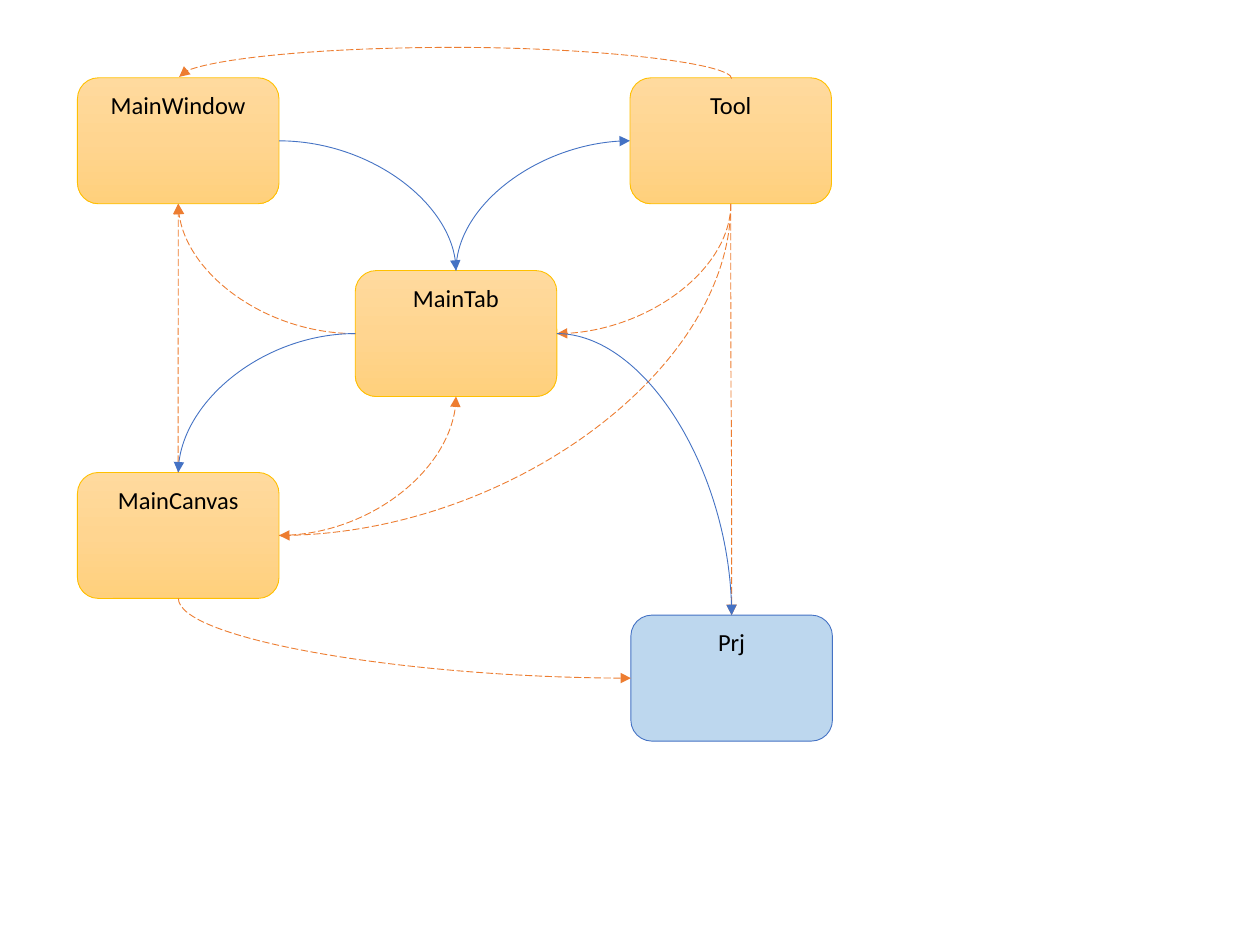
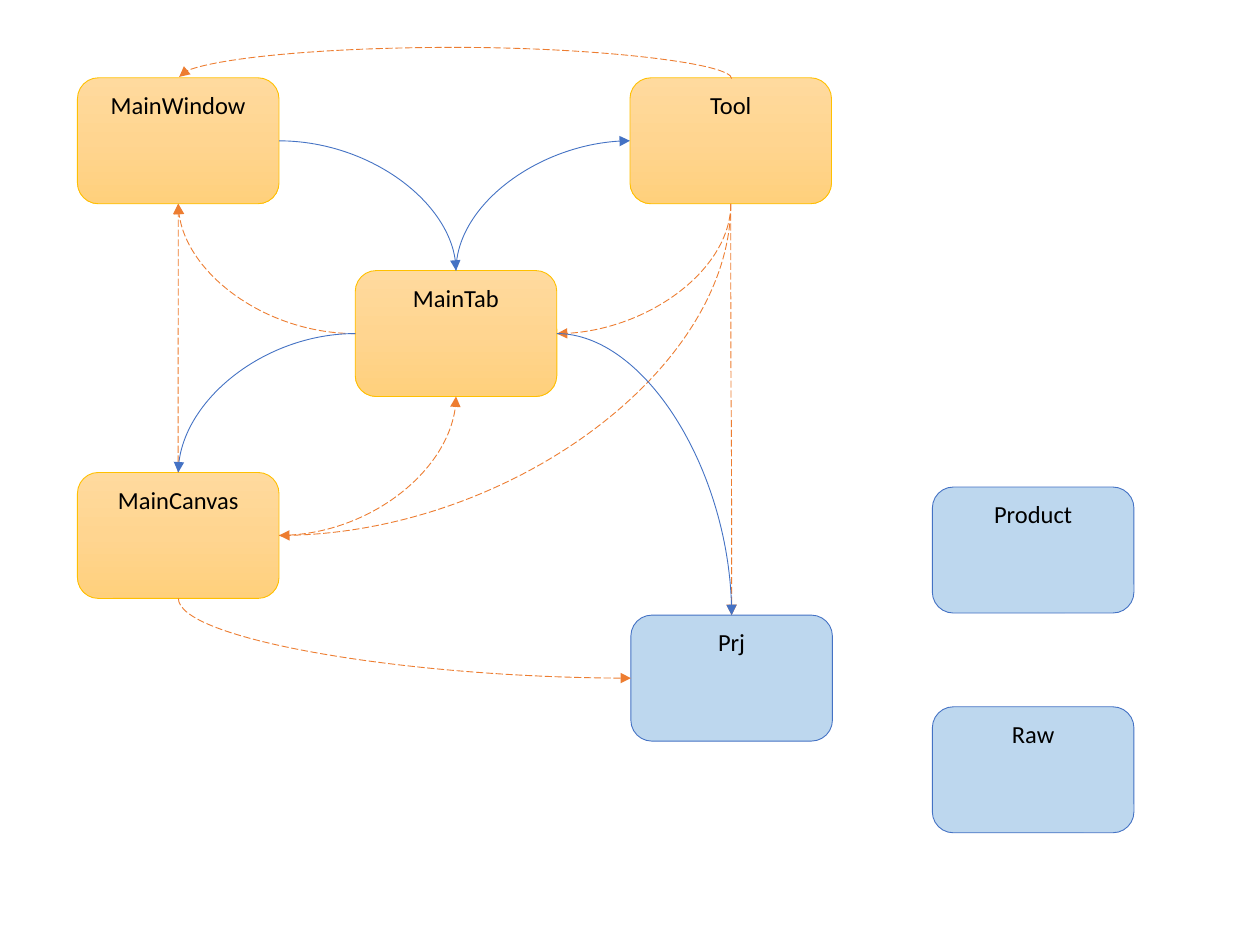
Before and after one commit to hydroffice/hyo2_openbst, a slide deck: slide 2 of resources/images.pptx. Drawn at 1260x945 pixels with LibreOffice and Linux fonts; fonts in the diff are those of the drawing. Boxes give left, top, right and bottom in pixels: in the first picture for what was removed or moved away, otherwise in the second. Text is boxed around its words. In the diff, an @@ line names an element or a change of style, - is before the commit and + after.

Commit message:
minor changes to images

```diff
--- a/resources/images.pptx
+++ b/resources/images.pptx
@@ rounded rectangle added at bbox=[932, 488, 1134, 614], fill #BDD7EE, outline #4472C4 0.5 pt, 14 pt, text #000000 @@
+Product
@@ rounded rectangle added at bbox=[932, 707, 1134, 833], fill #BDD7EE, outline #4472C4 0.5 pt, 14 pt, text #000000 @@
+Raw
```
